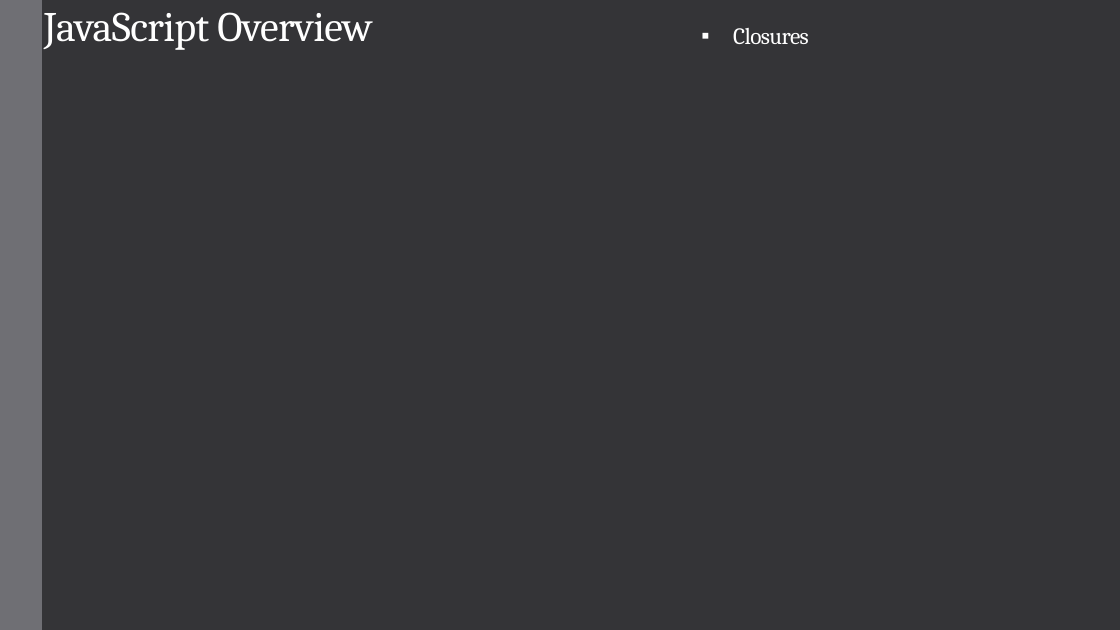
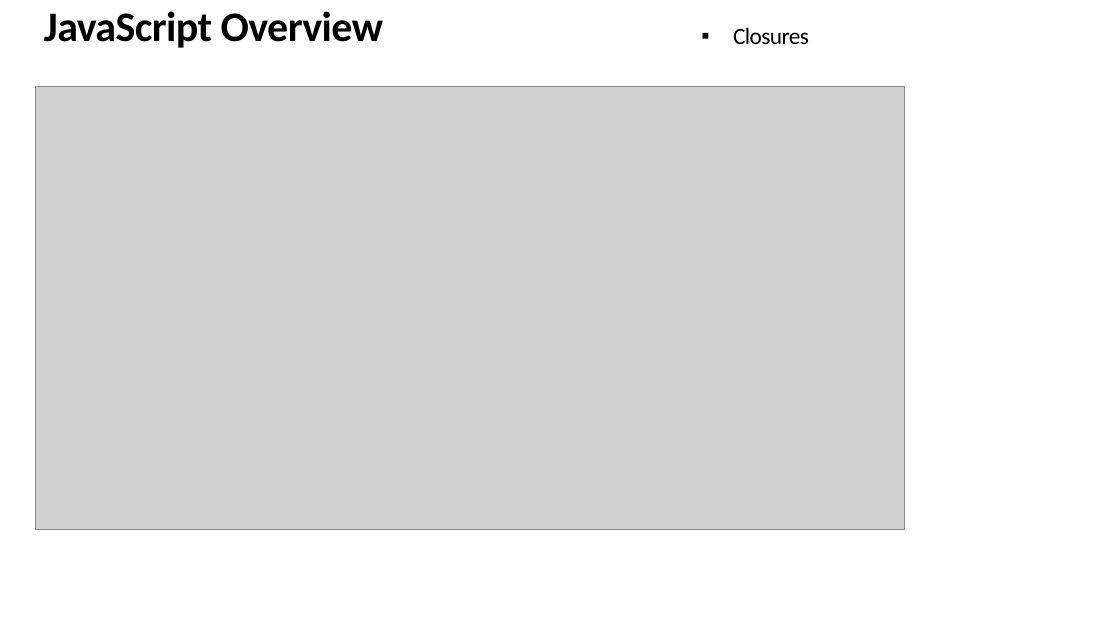
Before and after one commit to srdjan/workshop-functional-js, a slide deck: slide 17 of Functional-javascript.pptx (slide 8 before the commit). Drawn at 1120x630 pixels with LibreOffice and Linux fonts; fonts in the diff are those of the drawing; grey boxes stand for pictures. Boxes give left, top, right and bottom in pixels: in the first picture for what was removed or moved away, otherwise in the second. Text is boxed around its words. In the diff, an @@ line names an element or a change of style, - is before the commit and + after.

```diff
--- a/Functional-javascript.pptx
+++ b/Functional-javascript.pptx
@@ background #353537 to #FFFFFF @@
@@ rectangle removed at bbox=[0, 0, 42, 630] @@
@@ text "JavaScript Overview" at bbox=[44, 11, 384, 48]: font Cambria to Calibri, text colour #FFFFFF to #000000, bold on @@
@@ text "Closures" at bbox=[733, 27, 809, 44]: font Cambria to Calibri, text colour #FFFFFF to #000000 @@
@@ picture added at bbox=[35, 87, 904, 529] @@
```
Also in this commit, not shown: 7 other slides changed, 34 slides added, 1 slide removed, 3 other files.
